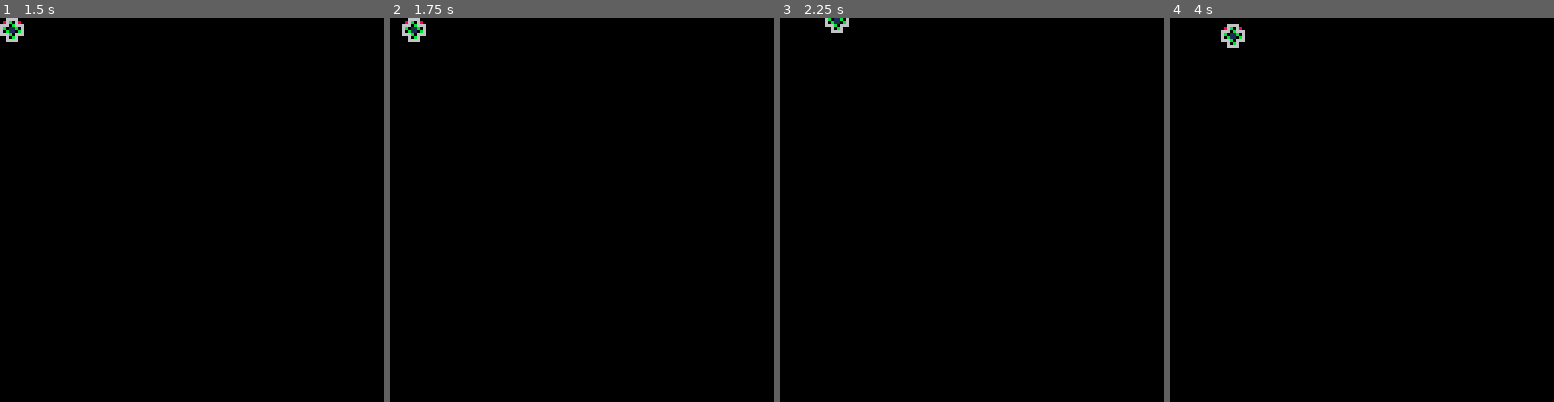
Above: before the commit, frames 1-4 (left to right).
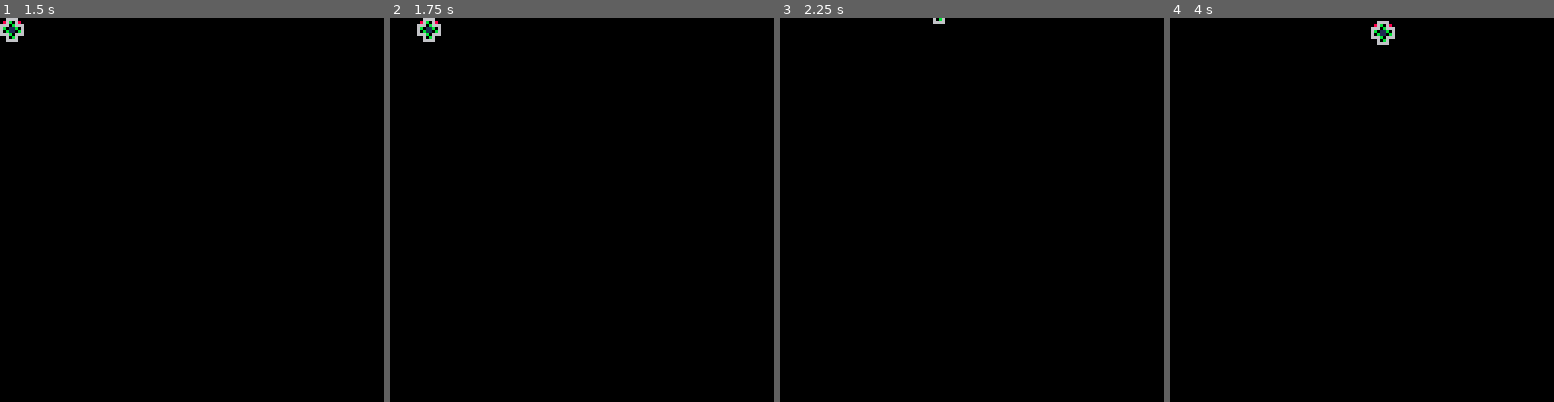
Above: after the commit, the same moments.

Repository: chand1012/picowars-spacestation
Game: PICO-8 cartridge nanowars.p8
The game is run twice, just before and just after one commit, with the same random seed, the same clock (stepped at 60 frames per second) and the same inputs.
Inputs:
- Up to frame 1 (1.5 s): tap X (X key) at 0.33, 1.07 s
- Up to frame 2 (1.75 s): hold Right from 1.6 s (still down)
- Up to frame 3 (2.25 s): tap X (X key) at 1.85 s; release Right at 2.1 s; hold Up from 2.15 s (still down)
- Up to frame 4 (4 s): release Up at 2.42 s; hold Right 2.47-3.03 s; tap X (X key) at 2.97 s; hold Left 3.08-3.58 s; hold Down 3.63-3.97 s

Frame 1 is identical in both runs. In frame 2, 0.4% of the frame differs, in the area x 3-14%, y 0-7%; in frame 3, 0.2%; in frame 4, 0.5%, in the area x 13-59%, y 0-8%.

Commit message:
added code and acceleration

Diff:
--- a/nanowars.p8
+++ b/nanowars.p8
@@ -3,44 +3,55 @@
 __lua__
 -- init functions
 function _init()
-	ship={
+	ship={ -- add hitbox
 		x=0,
 		y=0,
 		dx=0,
 		dy=0,
+		minx=0.01,
+		miny=0,
 		angle=0,
 		vel=1,
-		sp=17
+		limit=2.5,
+		sp=17,
+		osp=18,
+		asp=19,
+
 	}
 	enemies={}
 end
 -->8
--- update & player functions
+-- update functions
 function _update()
 	update_player()
 end
 
 function update_player()
-	local dx=0
-	local dy=0
-	if btn(0) then
-		dx=ship.vel*(-1)
-	elseif btn(1) then
-		dx=ship.vel
+	if btn(0) and ship.dx>(-ship.limit) then
+		ship.dx+=ship.vel*(-1)
+	elseif btn(1) and ship.dx<ship.limit then
+		ship.dx+=ship.vel
+	elseif ship.dx>ship.minx and not(btn(0) or btn(1)) then
+		ship.dx-=ship.vel*0.5
+	elseif ship.dx<(-ship.minx) and not(btn(0) or btn(1)) then
+		ship.dx+=ship.vel*0.5
 	end
-	if btn(2) then
-		dy=ship.vel*(-1)
-	elseif btn(3) then
-		dy=ship.vel
+	if btn(2) and ship.dy>(-ship.limit) then
+		ship.dy+=ship.vel*(-1)
+	elseif btn(3) and ship.dy<ship.limit then
+		ship.dy+=ship.vel
+	elseif ship.dy>(ship.miny) and not(btn(2) or btn(3)) then
+		ship.dy-=ship.vel*0.5
+	elseif ship.dy<(ship.miny) and not(btn(2) or btn(3)) then
+		ship.dy+=ship.vel*0.5
 	end
-	ship.x+=dx
-	ship.y+=dy
+	ship.x+=ship.dx
+	ship.y+=ship.dy
 end
 -->8
 -- draw functions
 function _draw()
 	cls()
-	--spra(ship.angle,ship.sp,ship.x,ship.y,8,8,false,false)
 	spr(ship.sp,ship.x,ship.y)
 
 end
@@ -55,6 +66,12 @@
   end
   o.a_fr=sf+o.a_st
   spr(o.a_fr,o.x,o.y,1,1,fl)
+end
+
+function draw_player() -- make this so that you use all 3 sprites
+	local angle=0
+	local dx=ship.dx
+	local dy=ship.dy -- you need to have it flip the sprites as needed
 end
 -->8
 --misc functions
@@ -176,14 +193,14 @@
 00700700056666509665550000555669000000000000000000000000000000000000000000000000000000000000000000000000000000000000000000000000
 00000000056886509550000000000559000000000000000000000000000000000000000000000000000000000000000000000000000000000000000000000000
 00000000599999955000000000000005000000000000000000000000000000000000000000000000000000000000000000000000000000000000000000000000
-00000000006666000000000000000000000000000000000000000000000000000000000000000000000000000000000000000000000000000000000000000000
-00000000086b06800000000000000000000000000000000000000000000000000000000000000000000000000000000000000000000000000000000000000000
-000000006660b6660000000000000000000000000000000000000000000000000000000000000000000000000000000000000000000000000000000000000000
-000000006b011b060000000000000000000000000000000000000000000000000000000000000000000000000000000000000000000000000000000000000000
-0000000060b110b60000000000000000000000000000000000000000000000000000000000000000000000000000000000000000000000000000000000000000
-00000000666b06660000000000000000000000000000000000000000000000000000000000000000000000000000000000000000000000000000000000000000
-000000000060b6000000000000000000000000000000000000000000000000000000000000000000000000000000000000000000000000000000000000000000
-00000000006666000000000000000000000000000000000000000000000000000000000000000000000000000000000000000000000000000000000000000000
+00000000006666000066660006080600000000000000000000000000000000000000000000000000000000000000000000000000000000000000000000000000
+00000000086b06800860b6006b606660000000000000000000000000000000000000000000000000000000000000000000000000000000000000000000000000
+000000006660b666666b066606b6b6b6000000000000000000000000000000000000000000000000000000000000000000000000000000000000000000000000
+000000006b011b0660b110b680611660000000000000000000000000000000000000000000000000000000000000000000000000000000000000000000000000
+0000000060b110b66b011b0606b11600000000000000000000000000000000000000000000000000000000000000000000000000000000000000000000000000
+00000000666b06666660b66666666b60000000000000000000000000000000000000000000000000000000000000000000000000000000000000000000000000
+000000000060b600086b060006b606b6000000000000000000000000000000000000000000000000000000000000000000000000000000000000000000000000
+00000000006666000066660000600060000000000000000000000000000000000000000000000000000000000000000000000000000000000000000000000000
 00000000000000000000000000000000000000000000000000000000000000000000000000000000000000000000000000000000000000000000000000000000
 00000000000000000000000000000000000000000000000000000000000000000000000000000000000000000000000000000000000000000000000000000000
 00000000000000000000000000000000000000000000000000000000000000000000000000000000000000000000000000000000000000000000000000000000
